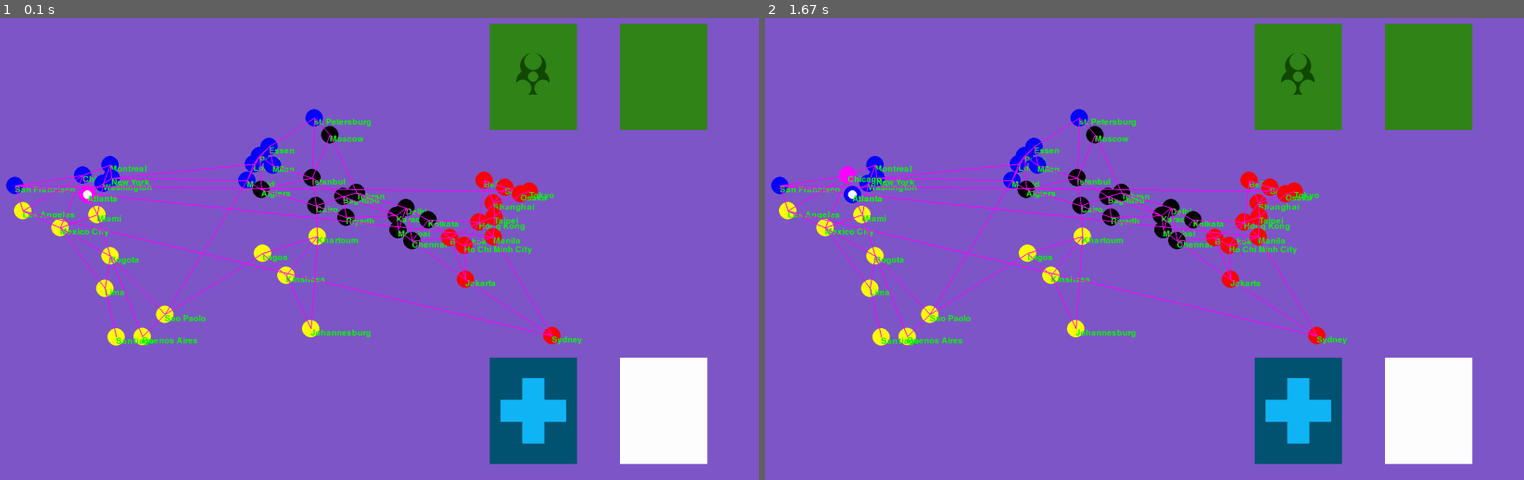
Above: before the commit, frames 1-2 (left to right).
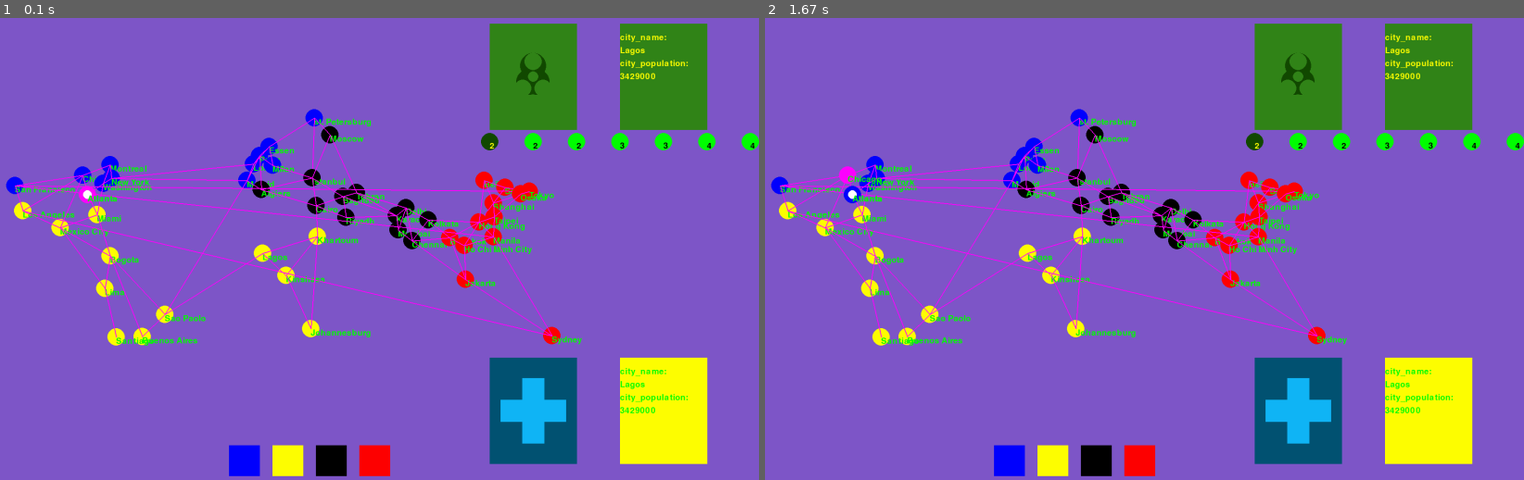
Above: after the commit, the same moments.

Repository: idonacmias/pandemic-pygame
Game: pygame game, started from display.py
Two runs of this game, one before a commit and one after it. Both use one fixed random seed, a clock stepped at 60 frames per second and the inputs below.
Inputs (mouse positions are in pixels of both pictures, inside the frame that each line leads up to):
- Up to frame 1 (0.1 s): no input
- Up to frame 2 (1.67 s): click (1106, 244) at 0.38 s; click (848, 175) at 0.72 s

The runs differ from the first frame. In frame 1, 4.5% of the frame differs, in the area x 30-100%, y 3-100%; in frame 2, 4.5%.

Commit message:
front cards both infactios and player, ifactios rate bar, cure bar

Diff:
--- a/City.py
+++ b/City.py
@@ -6,7 +6,7 @@
 from dataclasses import dataclass, field
 
 from Color import Color
-from constances import MAX_CUBE_IN_CITY, CITY_RADIUS
+from constances import CITY_RADIUS
 
 @dataclass
 class City:
@@ -25,50 +25,13 @@
     def __str__(self):
         return f'{self.name} , {self.color} \n {self.disease_cubes}'
 
-    # def infect(self, disease_pool, color):
-    #     if self.disease_cubes[color - 1] < MAX_CUBE_IN_CITY:
-    #         self.disease_cubes[color - 1] += 1
-    #         disease_pool[color - 1] -= 1
-
-    #     else:
-    #         self.outbreack(disease_pool)
-
-    #     print(self)
-
-    # def outbreack(self, disease_pool):
-    #     self.outbreack_bool = True
-    #     print(f'{self.name} is outbreacking')
-    #     for city in self.routes:
-    #         if not city.outbreack_bool:
-    #             city.infect(disease_pool, self.color)
-
-    # def epidemic_infect(self, disease_pool):
-    #     city_disease = self.disease_cubes[self.color.value - 1]
-    #     if city_disease + 3 > MAX_CUBE_IN_CITY:
-    #         print('epidemic_infect!!!!!!!!!!!!')
-    #         self.outbreack(disease_pool)
-
-    #     disease_pool[self.color.value - 1] -= MAX_CUBE_IN_CITY - city_disease
-    #     city_disease = 3
-
-
-
-
-
-
-
-    #TODO: display in difrant class
-
     def click_lenth_from_center(self, muose_point):
         return abs(self.point[0] - muose_point[0]) + abs(self.point[1] - muose_point[1])
-
-
 
     def draw(self, screen, color, font):
         pygame.draw.circle(surface=screen, color=color, center=self.point , radius=CITY_RADIUS)
         if self.resarch_station:
             pygame.draw.circle(surface=screen, color=colors_palet['WHITE'], center=self.point , radius=10)
 
-
         text_surface = font.render(self.name, True, colors_palet['GREEN'])
         screen.blit(text_surface, self.point)
--- /dev/null
+++ b/card.py
@@ -0,0 +1,71 @@
+import pygame
+from constances import CARD_HALF_WHIDTH, CARD_HALF_HIGHT
+from color import colors_palet
+import math
+
+def display_card(screen, point, color):
+    a,b,c,d = point[0] - CARD_HALF_WHIDTH, point[1] - CARD_HALF_HIGHT, point[1] + CARD_HALF_HIGHT, point[0] + CARD_HALF_WHIDTH
+
+    squer_point = [(a, b), (a, c), (d, c), (d, b)]
+    pygame.draw.polygon(surface=screen, color=colors_palet[color], points=squer_point)
+
+def display_back_infaction_card(screen, point):
+    display_card(screen, point, 'DARK_GREEN')
+    draw_biohazerd(screen, point, 'DARK_GREEN')
+
+def draw_biohazerd(screen, point, back_color, radius=25, symbol_color='SICK_GREEN'):
+    #not supporting radius change
+    a = point
+    b = (a[0], a[1] - radius)
+    c = (a[0] + math.sqrt((3 * radius)), a[1]  + 0.5 * radius)
+    d = (a[0] - math.sqrt((3 * radius)), a[1]  + 0.5 * radius)
+    print(f'a: {a}\nb: {b}\nc: {c}\nd: {d}\n')
+
+    pygame.draw.circle(surface=screen, color=colors_palet[symbol_color], center=b , radius=1.2 * radius)
+    pygame.draw.circle(surface=screen, color=colors_palet[symbol_color], center=c , radius=1.2 * radius)
+    pygame.draw.circle(surface=screen, color=colors_palet[symbol_color], center=d , radius=1.2 * radius)
+    pygame.draw.circle(surface=screen, color=colors_palet[back_color], center=a , radius=(0.5 *radius))
+
+    e = (b[0], b[1] - 10)
+    f = (c[0] + 15, c[1] + 15)
+    g = (d[0] - 15, d[1] + 15)
+
+    pygame.draw.circle(surface=screen, color=colors_palet[back_color], center=e , radius=0.8 * radius)
+    pygame.draw.circle(surface=screen, color=colors_palet[back_color], center=f , radius=0.8 * radius)
+    pygame.draw.circle(surface=screen, color=colors_palet[back_color], center=g , radius=0.8 * radius)
+
+
+
+def display_back_players_card(screen, point):
+    display_card(screen, point, 'DARK_BLUE')
+    draw_plas(screen, point)
+
+def draw_plas(screen, point):
+    HALF_HIGHT = 25
+    HALF_WHIDTH = 75
+
+    a,b,c,d = point[0] - HALF_WHIDTH, point[1] - HALF_HIGHT, point[1] + HALF_HIGHT, point[0] + HALF_WHIDTH
+    rectangle_point = [(a, b), (a, c), (d, c), (d, b)]
+    pygame.draw.polygon(surface=screen, color=colors_palet['LIGHT_BLUE'], points=rectangle_point)
+
+    a,b,c,d = point[0] - HALF_HIGHT, point[1] - HALF_WHIDTH, point[1] + HALF_WHIDTH, point[0] + HALF_HIGHT
+    rectangle_point = [(a, b), (a, c), (d, c), (d, b)]
+    pygame.draw.polygon(surface=screen, color=colors_palet['LIGHT_BLUE'], points=rectangle_point)
+
+def dispaly_front_player_card(screen, point, city, font):
+    display_card(screen, point, city.color.name)
+    card_texts = ['city_name:', city.name, 'city_population:', city.population]
+    point = (point[0] - 100, point[1] - 130)
+    for text in card_texts:
+        text_render = font.render(str(text), True, colors_palet['GREEN'])
+        point = (point[0], point[1] + 30)
+        screen.blit(text_render, point)
+
+def dispaly_front_infaction_card(screen, point, city, font):
+    display_card(screen, point, 'DARK_GREEN')
+    card_texts = ['city_name:', city.name, 'city_population:', city.population]
+    point = (point[0] - 100, point[1] - 130)
+    for text in card_texts:
+        text_render = font.render(str(text), True, colors_palet[city.color.name])
+        point = (point[0], point[1] + 30)
+        screen.blit(text_render, point)
--- a/constances.py
+++ b/constances.py
@@ -1,11 +1,3 @@
-HAND_LIMIT = 7
-STARTER_CARDS = [4, 3, 2,20]
-PLAYER_ACTIONS_PER_TURN = 4
-MAX_OUTBREACK = 8
-NUMBER_CARDS_FOR_CURE = 5
-CURE_CARDS_PER_TURN = 2
-MAX_CUBE_IN_CITY = 3
-
 CITY_RADIUS = 20
 
 INFACTION_CARDS_POSITION = (1400, 150)
@@ -14,3 +6,12 @@
 
 PLAYERS_CARDS_POSITION = (1400, 920)
 DISCARD_PLAYERS_CARDS_POSITION = (1700, 920)
+CARD_HALF_HIGHT = 122
+CARD_HALF_WHIDTH = 100
+
+
+INFACTION_SCALE_POSITIONS = [(1300, 300), (1400, 300), (1500, 300), (1600, 300), (1700, 300), (1800, 300), (1900, 300)]
+INFACTION_SCALE_NUMBERS = [2, 2, 2, 3, 3, 4, 4]
+INFACTION_SCALE = zip(INFACTION_SCALE_NUMBERS, INFACTION_SCALE_POSITIONS)
+
+CURE_POINT = [(700, 1000), (800, 1000), (900, 1000), (1000, 1000)]
--- a/display.py
+++ b/display.py
@@ -1,11 +1,12 @@
 import pygame
 import sys
-import math
 
 from color import colors_palet
 from cities import cities
+import card
+import tokens
 
-from constances import CITY_RADIUS, INFACTION_CARDS_POSITION, DISCARD_INFACTION_CARDS_POSITION, PLAYERS_CARDS_POSITION, DISCARD_PLAYERS_CARDS_POSITION
+from constances import CITY_RADIUS, INFACTION_CARDS_POSITION, DISCARD_INFACTION_CARDS_POSITION, PLAYERS_CARDS_POSITION, DISCARD_PLAYERS_CARDS_POSITION, CARD_HALF_WHIDTH, CARD_HALF_HIGHT
 
 
 
@@ -13,92 +14,45 @@
     pygame.init()
     screen = pygame.display.set_mode()
     screen.fill(colors_palet['PURPLE'])
-    city_font = pygame.font.Font(None, 28)
-    # screen.image.load('')
+    font = pygame.font.Font(None, 28)
     clock = pygame.time.Clock()
-    corent_city = set_bord(screen, city_font)
-    display_back_infaction_card(screen, INFACTION_CARDS_POSITION)
-    display_card(screen, DISCARD_INFACTION_CARDS_POSITION, 'DARK_GREEN')
-    display_back_players_card(screen, PLAYERS_CARDS_POSITION)
-    display_card(screen, DISCARD_PLAYERS_CARDS_POSITION, 'WHITE')
-    # draw_biohazerd(screen, (500, 500), 'PURPLE')
+    corent_city = set_bord(screen, font)
     while True:
         for event in pygame.event.get():
             if_quit(event)
-            corent_city = clicked_on_city(event, cities, screen, corent_city, city_font)
+            corent_city = clicked_on_city(event, cities, screen, corent_city, font)
 
         pygame.display.update()
         clock.tick(60)
 
-def set_bord(screen, city_font):
+def set_bord(screen, font):
     for city in cities.values():
-        city.draw(screen, colors_palet[city.color.name], city_font)
+        city.draw(screen, colors_palet[city.color.name], font)
 
         other_city = cities[city.routes[0]]
         for other_city_name in city.routes:
             other_city = cities[other_city_name]
             pygame.draw.line(screen, colors_palet['PINK'], city.point, other_city.point, 2)
 
+    card.display_back_infaction_card(screen, INFACTION_CARDS_POSITION)
+    card.dispaly_front_infaction_card(screen, DISCARD_INFACTION_CARDS_POSITION, cities['Lagos'], font)
+    card.display_back_players_card(screen, PLAYERS_CARDS_POSITION)
+    card.dispaly_front_player_card(screen, DISCARD_PLAYERS_CARDS_POSITION, cities['Lagos'], font)
+    tokens.draw_infaction_scale(screen, font)
+    tokens.draw_medicen_bar(screen)
+
     FIRST_CITY = 'Atlanta'
     corent_city = cities[FIRST_CITY]
     corent_city.resarch_station = True
-    corent_city.draw(screen, colors_palet['PINK'], city_font)
+    corent_city.draw(screen, colors_palet['PINK'], font)
     return corent_city
-
-def display_back_players_card(screen, point):
-    display_card(screen, point, 'DARK_BLUE')
-    display_plas(screen, point)
-
-def display_card(screen, point, color):
-    HALF_HIGHT = 122
-    HALF_WHIDTH = 100
-    a,b,c,d = point[0] - HALF_WHIDTH, point[1] - HALF_HIGHT, point[1] + HALF_HIGHT, point[0] + HALF_WHIDTH
-
-    squer_point = [(a, b), (a, c), (d, c), (d, b)]
-    pygame.draw.polygon(surface=screen, color=colors_palet[color], points=squer_point)
-
-def display_plas(screen, point):
-    HALF_HIGHT = 25
-    HALF_WHIDTH = 75
-    a,b,c,d = point[0] - HALF_WHIDTH, point[1] - HALF_HIGHT, point[1] + HALF_HIGHT, point[0] + HALF_WHIDTH
-
-    rectangle_point = [(a, b), (a, c), (d, c), (d, b)]
-    pygame.draw.polygon(surface=screen, color=colors_palet['LIGHT_BLUE'], points=rectangle_point)
-
-    a,b,c,d = point[0] - HALF_HIGHT, point[1] - HALF_WHIDTH, point[1] + HALF_WHIDTH, point[0] + HALF_HIGHT
-    rectangle_point = [(a, b), (a, c), (d, c), (d, b)]
-    pygame.draw.polygon(surface=screen, color=colors_palet['LIGHT_BLUE'], points=rectangle_point)
-
-def display_back_infaction_card(screen, point):
-    display_card(screen, point, 'DARK_GREEN')
-    draw_biohazerd(screen, point, 'DARK_GREEN')
-
-def draw_biohazerd(screen, point, back_color, radius=25):
-    a = point
-    b = (a[0], a[1] - radius)
-    c = (a[0] + math.sqrt((3 * radius)), a[1]  + 0.5 * radius)
-    d = (a[0] - math.sqrt((3 * radius)), a[1]  + 0.5 * radius)
-    print(f'a: {a}\nb: {b}\nc: {c}\nd: {d}\n')
-
-    pygame.draw.circle(surface=screen, color=colors_palet['SICK_GREEN'], center=b , radius=30)
-    pygame.draw.circle(surface=screen, color=colors_palet['SICK_GREEN'], center=c , radius=30)
-    pygame.draw.circle(surface=screen, color=colors_palet['SICK_GREEN'], center=d , radius=30)
-    pygame.draw.circle(surface=screen, color=colors_palet[back_color], center=a , radius=(0.5 *radius))
-
-    e = (b[0], b[1] - 10)
-    f = (c[0] + 15, c[1] + 15)
-    g = (d[0] - 15, d[1] + 15)
-
-    pygame.draw.circle(surface=screen, color=colors_palet[back_color], center=e , radius=20)
-    pygame.draw.circle(surface=screen, color=colors_palet[back_color], center=f , radius=20)
-    pygame.draw.circle(surface=screen, color=colors_palet[back_color], center=g , radius=20)
 
 def if_quit(event):
     if event.type == pygame.QUIT:
         pygame.quit()
         sys.exit()
 
-def clicked_on_city(event, cities, screen, corent_city, city_font):
+def clicked_on_city(event, cities, screen, corent_city, font):
     if event.type == pygame.MOUSEBUTTONUP:
         muose_point = pygame.mouse.get_pos()
         min_radius = CITY_RADIUS
@@ -113,34 +67,11 @@
 
 
         if closest_city:
-            closest_city.draw(screen, colors_palet['PINK'], city_font)
-            corent_city.draw(screen, colors_palet[corent_city.color.name], city_font)
+            closest_city.draw(screen, colors_palet['PINK'], font)
+            corent_city.draw(screen, colors_palet[corent_city.color.name], font)
             return closest_city
 
     return corent_city
 
 if __name__ == '__main__':
-
     main(cities)
-
-
-
-
-
-
-
-
-
-
-
-        # text and label in pygame
-        # city_font = pygame.font.Font(None, 36)
-
-        # text = "Hello, Pygame!"
-
-        # text_surface = city_font.render(text, True, (255, 255, 255))  # White color
-
-        # # Blit the text surface onto the screen at position (x, y)
-        # x, y = 50, 50
-
-        # screen.blit(text_surface, (x, y))
--- /dev/null
+++ b/tokens.py
@@ -0,0 +1,29 @@
+import pygame
+from color import colors_palet
+from card import draw_biohazerd
+from constances import INFACTION_SCALE, CURE_POINT
+from Color import Color
+
+def draw_infaction_scale(screen, font, infaction_rate=0):
+    TEXT = 0
+    POINT = 1
+    for i, data in enumerate(INFACTION_SCALE):
+        if i == infaction_rate:
+            pygame.draw.circle(surface=screen, color=colors_palet['SICK_GREEN'], center=data[POINT] , radius=20)
+
+            text_render = font.render(str(data[TEXT]), True, colors_palet['YELLOW'])
+            screen.blit(text_render, data[POINT])
+
+
+        else:
+            pygame.draw.circle(surface=screen, color=colors_palet['GREEN'], center=data[POINT] , radius=20)
+
+            text_render = font.render(str(data[TEXT]), True, colors_palet['BLACK'])
+            screen.blit(text_render, data[POINT])
+
+def draw_medicen_bar(screen, cure=[0,0,0,0]):
+    colors = list(Color.__members__)
+    for color, point in enumerate(CURE_POINT):
+        a,b,c,d = point[0], point[1], point[1] + 70, point[0] + 70
+        squer_point = [(a, b), (a, c), (d, c), (d, b)]
+        pygame.draw.polygon(surface=screen, color=colors_palet[colors[color]], points=squer_point)
